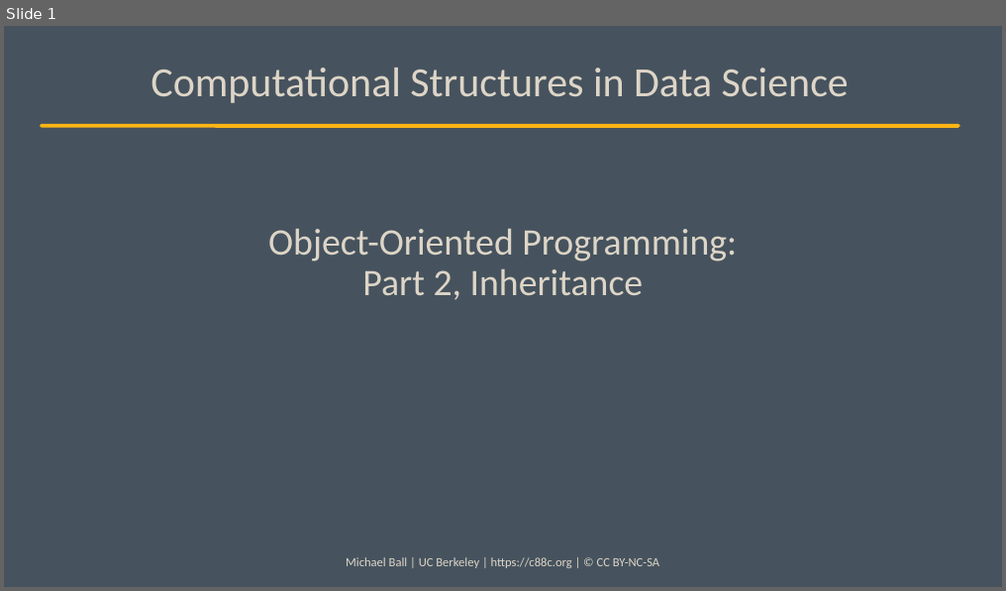
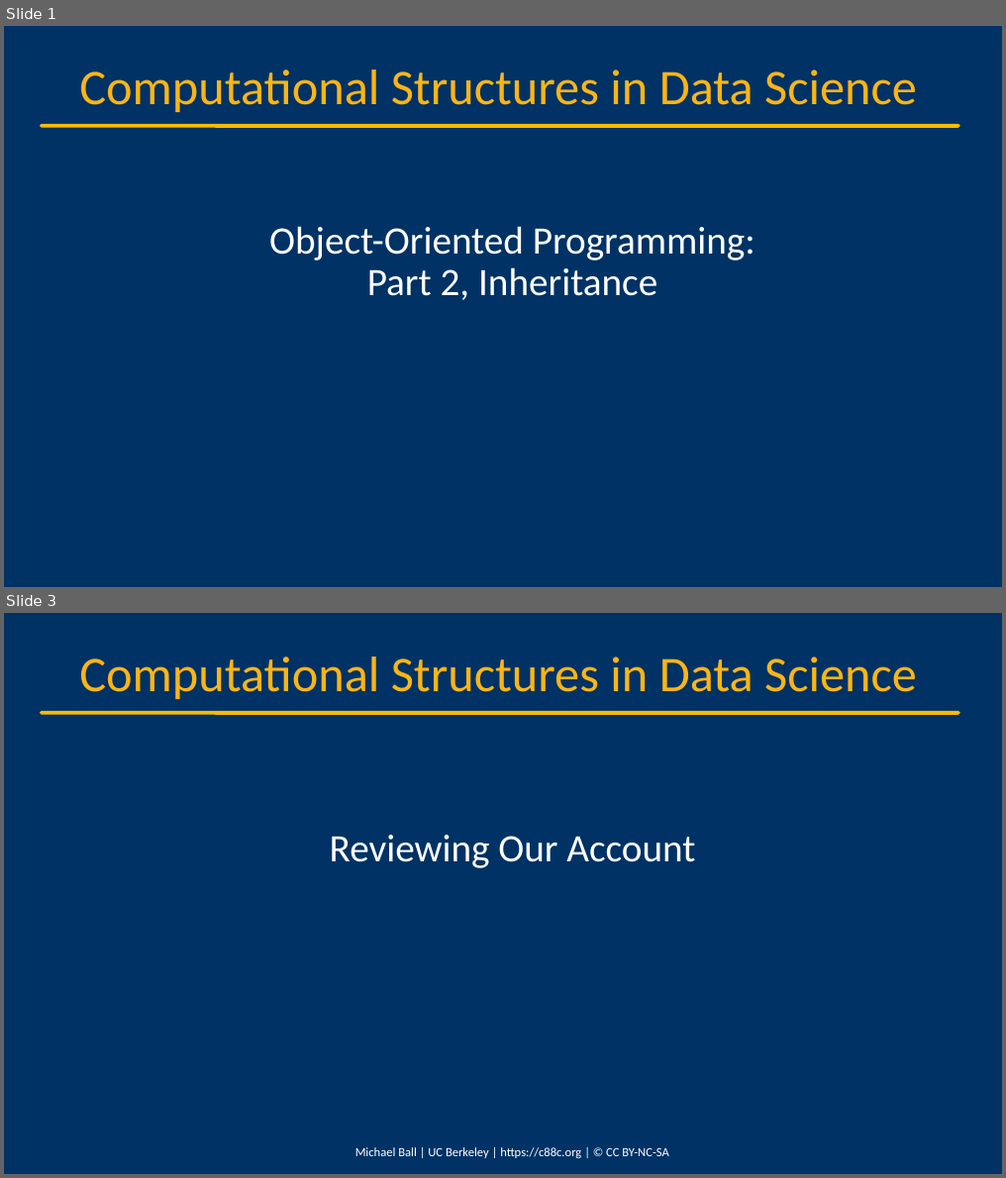
Before and after one commit to cs88-website/sp24, a slide deck: assets/slides/sp24/15-OOP_II.pptx. Shown one above the other, each under a label of ours: slide 1 before the commit, slides 1 and 3 after it; the slides between them are not shown. The pictures are 1006x591 and 1006x1178 pixels, drawn with LibreOffice and Linux fonts; fonts in the diff are those of the drawing; background and template pictures are left out. Boxes give left, top, right and bottom in pixels: in the first picture for what was removed or moved away, otherwise in the second. Text is boxed around its words. In the diff, an @@ line names an element or a change of style, - is before the commit and + after.

```diff
--- a/assets/slides/sp24/15-OOP_II.pptx
+++ b/assets/slides/sp24/15-OOP_II.pptx
@@ slide 3 added at (4, 613, 1002, 1174), background #003265; not listed: 2 template elements that a slide beside it also shows @@
@@ title added at (330, 835, 695, 868), 37.3 pt, text #FFFFFF @@
+Reviewing Our Account
@@ text added at (355, 1148, 668, 1158), 12 pt, text #FFFFFF @@
+Michael Ball | UC Berkeley | https://c88c.org | © CC BY-NC-SA
@@ slide 1 changed as well @@
@@ background #46535E to #003265 @@
@@ text "Computational Structures in Data Science" at (79, 70, 917, 112): size 40 to 48 pt, text colour #DDD5C7 to #FCB515 @@
@@ line (42, 126) - (958, 126): stroke #FCB515 3.75 pt to #FBBA03 3.75 pt @@
@@ title "Object-Oriented Programming: Part 2, Inheritance" at (269, 226, 755, 300): size 36 to 37.3 pt, text colour #DDD5C7 to #FFFFFF @@
@@ text removed at (346, 558, 659, 569) @@
-Michael Ball | UC Berkeley | https://c88c.org | © CC BY-NC-SA
```
Also in this commit, not shown: 22 other slides changed, 3 other slides added, 1 slide removed, 4 other files.
